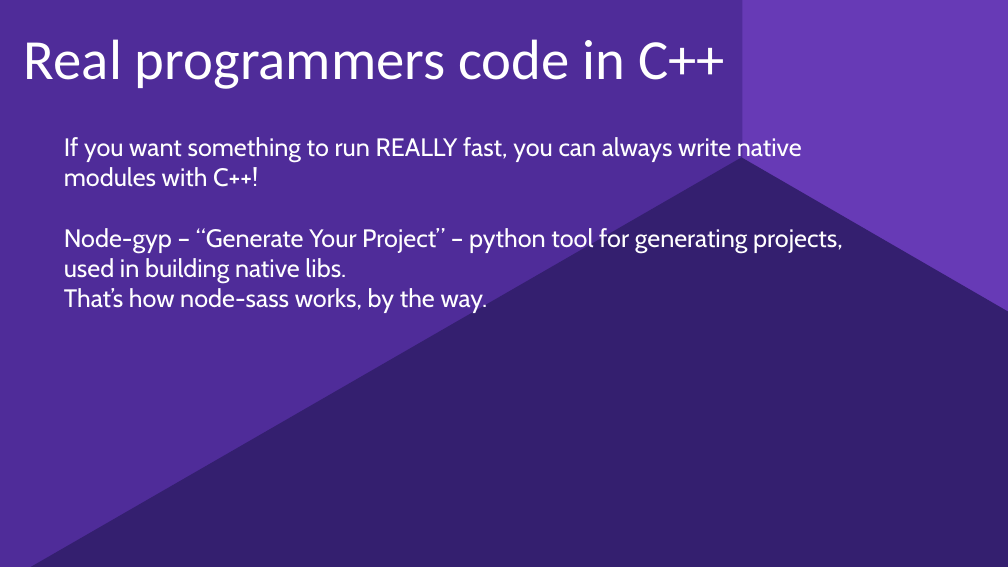
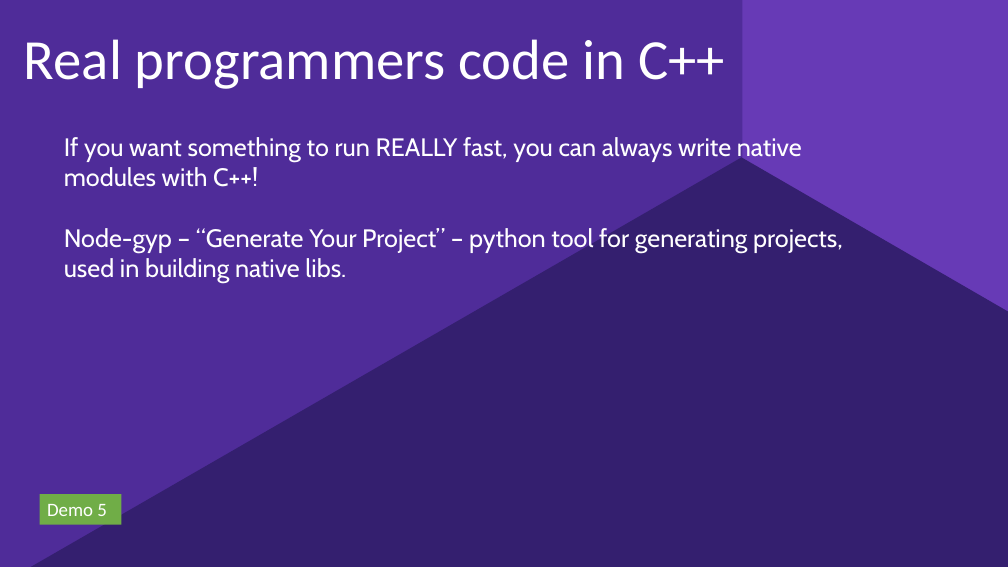
Before and after one commit to kjocevicius/nodejs-demo, a slide deck: slide 15 of nodejs.pptx (slide 13 before the commit). Drawn at 1008x567 pixels with LibreOffice and Linux fonts; fonts in the diff are those of the drawing; background and template pictures are left out. Boxes give left, top, right and bottom in pixels: in the first picture for what was removed or moved away, otherwise in the second. Text is boxed around its words. In the diff, an @@ line names an element or a change of style, - is before the commit and + after.

```diff
--- a/nodejs.pptx
+++ b/nodejs.pptx
@@ text at [64, 288, 488, 314]: paragraph removed @@
-That’s how node-sass works, by the way.
@@ rectangle added at [39, 495, 121, 525], fill #70AD47, 18 pt, text #FFFFFF @@
+Demo 5
```
Also in this commit, not shown: 4 other slides changed, 4 slides added, 2 slides removed, 10 other files.
